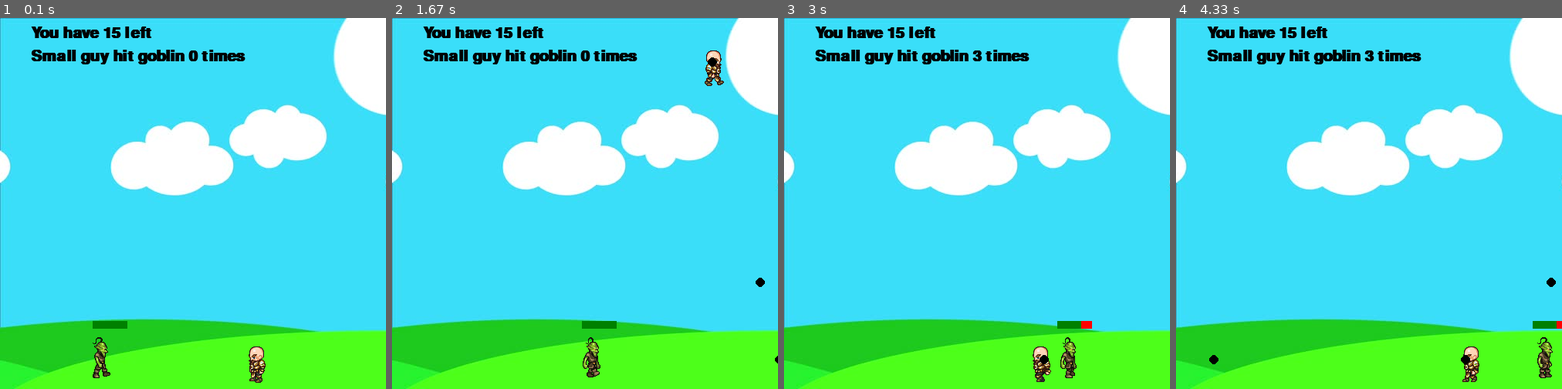
Above: before the commit, frames 1-4 (left to right).
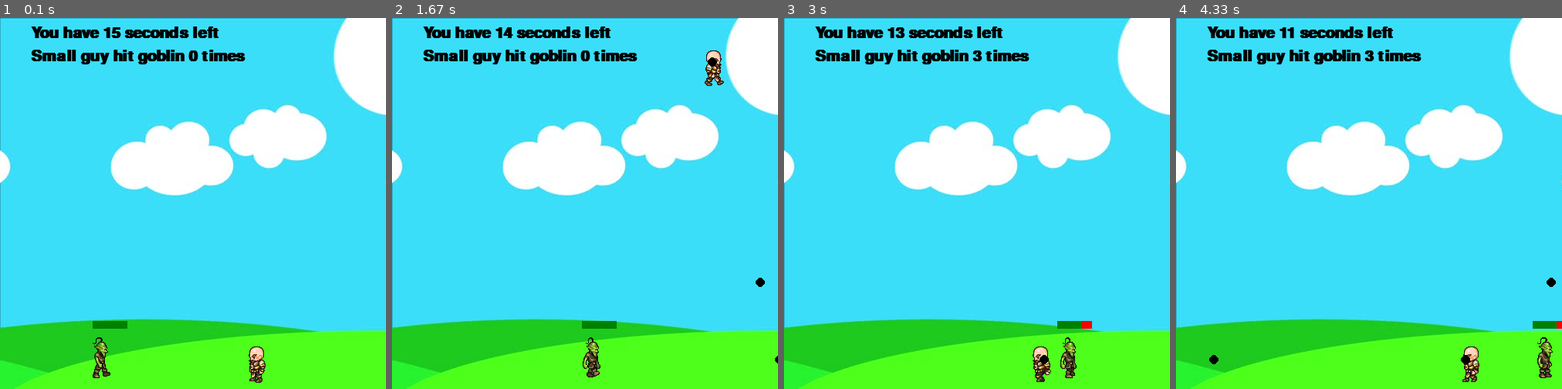
Above: after the commit, the same moments.

Repository: Jethet/python-games
Game: pygame game, started from pygame_learning/small_guy_game.py
Two runs of this game, one before a commit and one after it. Both use one fixed random seed, a clock stepped at 60 frames per second and the inputs below.
Inputs:
- Up to frame 1 (0.1 s): no input
- Up to frame 2 (1.67 s): tap Space at 0.33, 0.73, 1.03, 1.23, 1.57 s; hold Right 0.67-1.13 s; hold Up 1.17-1.47 s; hold Right from 1.5 s (still down)
- Up to frame 3 (3 s): tap Space at 1.87, 2.07, 2.37, 2.63, 2.93 s; release Right at 1.97 s; hold Left 2-2.53 s; hold Left 2.57-2.97 s
- Up to frame 4 (4.33 s): hold Up 3-3.37 s; tap Space at 3.07, 3.47, 3.77, 4.13 s; hold Right 3.4-4.03 s; hold Left from 4.07 s (still down)

The runs differ from the first frame. In frame 1, 0.5% of the frame differs, in the area x 32-57%, y 2-6%; in frame 2, 0.5%, in the area x 28-57%, y 2-6%; in frame 3, 0.5%; in frame 4, 0.5%.

Commit message:
Fix error with slowing speed; finalise countdown with game stopping at 0 seconds

Diff:
--- a/pygame_learning/small_guy_game.py
+++ b/pygame_learning/small_guy_game.py
@@ -1,3 +1,6 @@
+# TO DO: REPLACE BULLETS BY APPLES OR HEARTS OR FLOWERS
+#        ADD TIME BAR THAT CHANGES FROM GREEN TO RED WHEN SECONDS PASS
+
 from ast import literal_eval
 import pygame
 import time
@@ -34,7 +37,6 @@
 # heart = pygame.image.load("heart.png")
 clock = pygame.time.Clock()
 hitNumber = 0
-# playSeconds = 15
 
 class player(object):
     def __init__(self, x, y, width, height):
@@ -177,7 +179,7 @@
     win.blit(bg, (0, 0))
     textHits = font.render(f"Small guy hit goblin {hitNumber} times", 1, (0,0,0))
     win.blit(textHits, (40, 40))
-    textTime = font.render(f"You have {playSeconds} left", 1, (0,0,0))
+    textTime = font.render(f"You have {playSeconds} seconds left", 1, (0,0,0))
     win.blit(textTime, (40, 10))
     small_guy.draw(win)
     goblin.draw(win)
@@ -187,6 +189,7 @@
 
 # MAIN LOOP
 font = pygame.font.SysFont("comicsans", 30, True)
+pygame.time.set_timer(pygame.USEREVENT, 1000)
 small_guy = player(300, 410, 64, 64)
 goblin = enemy(100, 410, 64, 64, 450)
 bullets = []
@@ -205,6 +208,12 @@
 
     for event in pygame.event.get():
         if event.type == pygame.QUIT:
+            running = False
+
+        if event.type == pygame.USEREVENT:
+                playSeconds -= 1
+        if playSeconds == 0:
+            print("Time's up!")
             running = False
 
     for bullet in bullets:
